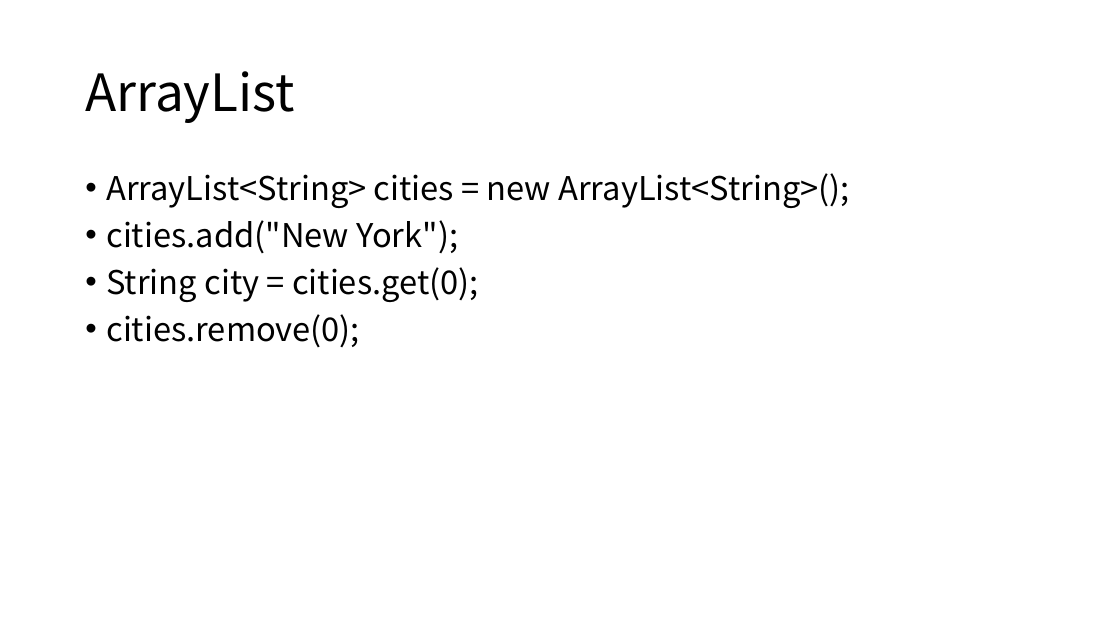
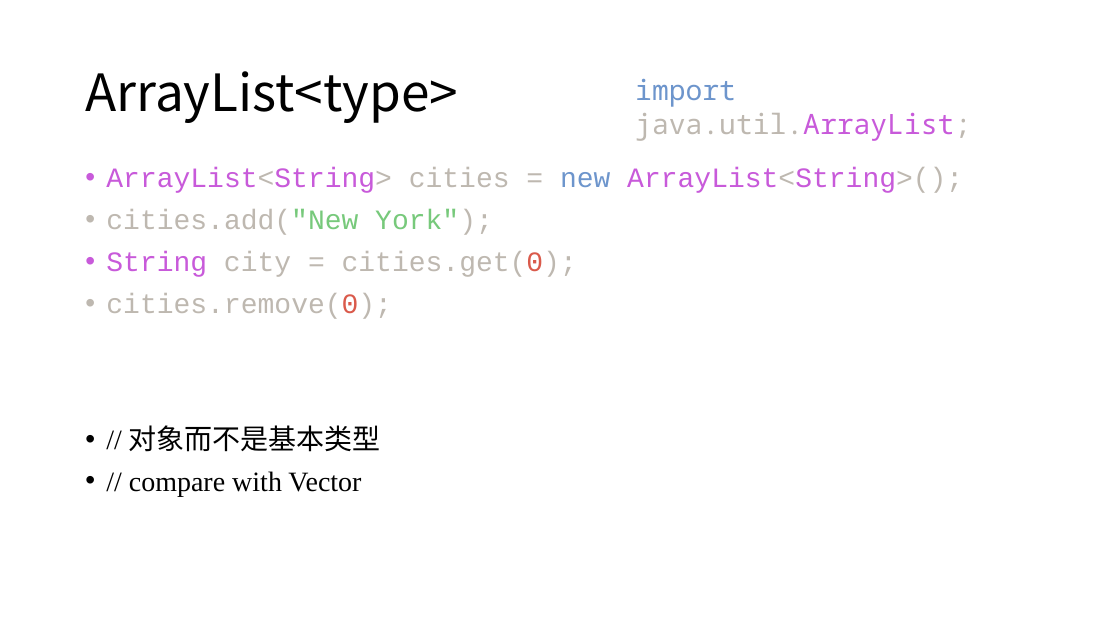
Before and after one commit to lxl66566/my-college-files, a slide deck: slide 4 of 编程有关/java/java1.pptx. Drawn at 1120x630 pixels with LibreOffice and Linux fonts; fonts in the diff are those of the drawing. Boxes give left, top, right and bottom in pixels: in the first picture for what was removed or moved away, otherwise in the second. Text is boxed around its words. In the diff, an @@ line names an element or a change of style, - is before the commit and + after.

```diff
--- a/编程有关/java/java1.pptx
+++ b/编程有关/java/java1.pptx
@@ title at [85,71,458,123]: text changed @@
-ArrayList
+ArrayList<type>
@@ text added at [635,79,971,141], 24 pt, text #BEB8B0 @@
+import java.util.ArrayList;
@@ text at [106,167,963,319]: size 28 to 24 pt, font Noto Sans CJK SC to Courier New in "ArrayList<String> cities = new ArrayList<String>();", "cities.add("New York");", "String city = cities.get(0);", "cities.remove(0);"; text colour #000000 to #C85ADA in "ArrayList<String> ArrayList<String>();", "String"; text colour #000000 to #BEB8B0 in "ArrayList<String> cities = ArrayList<String>();", "cities.add("New York");", "city = cities.get(0);", "cities.remove(0);"; text colour #000000 to #6D95CC in "new"; text colour #000000 to #77C97B in "cities.add("New York");"; text colour #000000 to #DA5A4B in "cities.get(0);", "cities.remove(0);" @@
@@ text at [129,425,381,496]: paragraphs added @@
+• // 对象而不是基本类型
+• // compare with Vector
```
Also in this commit, not shown: 3 other slides changed, 5 slides added, 2 slides removed, 26 other files.
